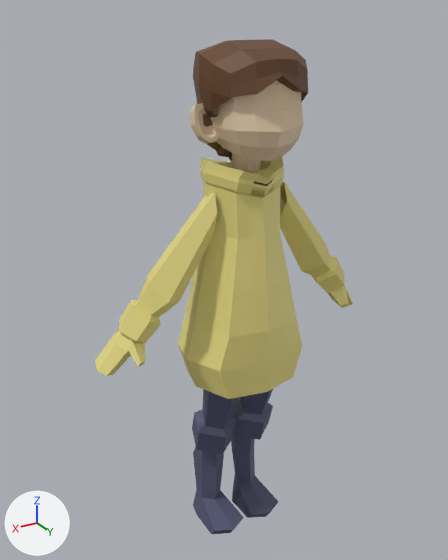
The glTF model public/assets/models/npc/npc_survivor.glb as it was, and as the next commit left it.
Before and after are seen from a 50 mm lens placed at (2.55, 4.05, 4.53), pointed at (0.09, -0.04, 2.48). Lighting does not change. The marker at lower left points along +X, +Y and +Z. The picture after the commit comes second. Where no turn or scale is listed for an object, it has been applied to the vertices. Vertices at exactly the same position are counted once.

The scene before the commit, as lines of its bpy script (objects in view):
```python
mat_material = principled_material('Material')
mat_material.base_color = (0.801, 0.707, 0.23)  # yellow #e7db84
me_cube = bpy.data.meshes.new('Cube')
me_cube.from_pydata(...)  # 192 vertices, 360 faces; spans x -1.44..1.44, y -1.0..1.0, z -2.5..2.53
me_cube.materials.append(mat_material)  # yellow #e7db84
me_cube_002 = bpy.data.meshes.new('Cube.002')
me_cube_002.from_pydata(...)  # 152 vertices, 296 faces; spans x -0.877..0.039, y -0.074..0.046, z -0.091..0.2
me_cube_002.materials.append(mat_peau)  # beige #e7cdab
me_cube_003 = bpy.data.meshes.new('Cube.003')
me_cube_003.from_pydata(...)  # 206 vertices, 424 faces; spans x -1.13..1.13, y -1.22..1.14, z -1.18..1.29
me_cube_003.materials.append(mat_matériau_002)  # brown #674226
me_cylindre_002 = bpy.data.meshes.new('Cylindre.002')
me_cylindre_002.from_pydata(...)  # 102 vertices, 184 faces; spans x -0.6..0.2, y -0.46..0.19, z -1.54..0.19
me_cylindre_002.materials.append(mat_matériau_001)  # dark blue #535573
me_cylindre_003 = bpy.data.meshes.new('Cylindre.003')
me_cylindre_003.from_pydata(...)  # 98 vertices, 182 faces; spans x -1.55..0.99, y -0.27..0.1, z -1.21..0.15
me_cylindre_003.materials.append(mat_material)  # yellow #e7db84
ob_cube = bpy.data.objects.new('Cube', me_cube)
ob_cube.location = (0.001, 0.124, 2.595)
ob_cube.scale = (-0.377, -0.377, -0.377)
ob_cube_002 = bpy.data.objects.new('Cube.002', me_cube_002)
ob_cube_002.location = (0.42, 0.163, 3.755)
ob_cube_003 = bpy.data.objects.new('Cube.003', me_cube_003)
ob_cube_003.location = (0.001, 0.143, 3.883)
ob_cube_003.scale = (0.366, 0.366, 0.366)
ob_cylindre = bpy.data.objects.new('Cylindre', me_cylindre_002)
ob_cylindre.location = (0.204, 0.163, 1.559)
ob_cylindre_001 = bpy.data.objects.new('Cylindre.001', me_cylindre_003)
ob_cylindre_001.location = (0.279, 0.184, 3.165)
# also in view: 'Cube.001' at (0.0, 0.19, 3.94)
```
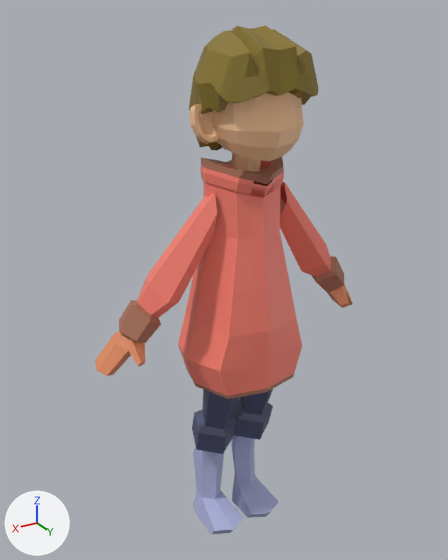
What differs and where, as boxes [x1, y1, x2, y2] in the pictures (448 x 560 px):
'Cube', recoloured (yellow to brown): [178, 157, 302, 399] in both
'Cylindre.001', recoloured, surface changed (yellow to red): [95, 182, 353, 376] in both
'Cube.004', added (yellow): after [189, 25, 318, 151]
'Cube.003', no longer drawn (brown): before [193, 39, 308, 161]
part 1 of me_cube, added: after [178, 182, 302, 399]
part 2 of me_cube, recoloured (yellow to brown): [201, 157, 284, 184] in both
part 3 of me_cylindre_002, recoloured (dark blue to blue): [193, 436, 278, 534] in both
part 4 of me_cylindre_003, recoloured: [119, 256, 344, 343] in both
part 5 of me_cylindre_003, recoloured: [95, 284, 353, 376] in both

Diff of the bpy script that builds the scene:
```diff
--- a/public/assets/models/npc/npc_survivor.glb.py
+++ b/public/assets/models/npc/npc_survivor.glb.py
@@ mat_material @@
 mat_material = principled_material('Material')
-mat_material.base_color = (0.801, 0.707, 0.23)  # yellow #e7db84
+mat_material.base_color = (1.0, 0.229, 0.171)  # red #ff8473
@@ mat_matériau @@
+mat_matériau = principled_material('Matériau')
+mat_matériau.base_color = (0.8, 0.276, 0.127)  # orange #e78f64
@@ mat_couleur_manteau @@
+mat_couleur_manteau = principled_material('couleur_manteau')
+mat_couleur_manteau.base_color = (0.415, 0.166, 0.104)  # brown #ac715b
@@ mat_boots @@
+mat_boots = principled_material('boots')
+mat_boots.base_color = (0.43, 0.455, 0.715)  # blue #afb4dc
@@ mat_cheveux @@
+mat_cheveux = principled_material('cheveux')
+mat_cheveux.base_color = (0.247, 0.174, 0.019)  # yellow #887426
@@ me_cube @@
 # used by ob_cube; location = (0.001, 0.124, 2.595); scale = (-0.377, -0.377, -0.377)
-me_cube.from_pydata(...)  # 192 vertices, 360 faces; spans x -1.44..1.44, y -1.0..1.0, z -2.5..2.53
+me_cube.from_pydata(...)  # 278 vertices, 528 faces; spans x -1.44..1.44, y -1.0..1.0, z -2.5..2.53
+# me_cube part 1: 86 vertices added at x -1.34..1.34, y -1.0..1.0, z -2.04..2.53
+# me_cube part 2: 82 faces spanning x -1.23..1.23, y -0.9..1.0, z -2.5..2.53 switch from mat_material (yellow #e7db84) to mat_couleur_manteau (brown #ac715b)
@@ me_cylindre_002 @@
 me_cylindre_002.from_pydata(...)  # 102 vertices, 184 faces; spans x -0.6..0.2, y -0.46..0.19, z -1.54..0.19
 # used by ob_cylindre; location = (0.204, 0.163, 1.559)
+# me_cylindre_002 part 3: 104 faces spanning x -0.57..0.16, y -0.46..0.16, z -1.54..-0.7 switch from mat_matériau_001 (dark blue #535573) to mat_boots (blue #afb4dc)
@@ me_cylindre_003 @@
 me_cylindre_003.from_pydata(...)  # 98 vertices, 182 faces; spans x -1.55..0.99, y -0.27..0.1, z -1.21..0.15
 # used by ob_cylindre_001; location = (0.279, 0.184, 3.165)
+# me_cylindre_003 part 4: 60 faces spanning x -1.38..0.82, y -0.22..0.05, z -0.97..-0.64 switch from mat_material (yellow #e7db84) to mat_couleur_manteau (brown #ac715b)
+# me_cylindre_003 part 5: 82 faces spanning x -1.55..0.99, y -0.27..0.1, z -1.21..-0.87 switch from mat_material (yellow #e7db84) to mat_matériau (orange #e78f64)
@@ me_cube_005 @@
+me_cube_005.from_pydata(...)  # 422 vertices, 839 faces; spans x -0.435..0.435, y -0.407..0.436, z -0.36..0.563
+me_cube_005.materials.append(mat_cheveux)  # yellow #887426
@@ ob_cube_003 @@
-ob_cube_003 = bpy.data.objects.new('Cube.003', me_cube_003)
+ob_cube_003 = bpy.data.objects.new('Cube.003', None)
 ob_cube_003.location = (0.001, 0.143, 3.883)
@@ ob_cube_004 @@
+ob_cube_004 = bpy.data.objects.new('Cube.004', me_cube_005)
+ob_cube_004.location = (0.001, 0.143, 3.883)
```
